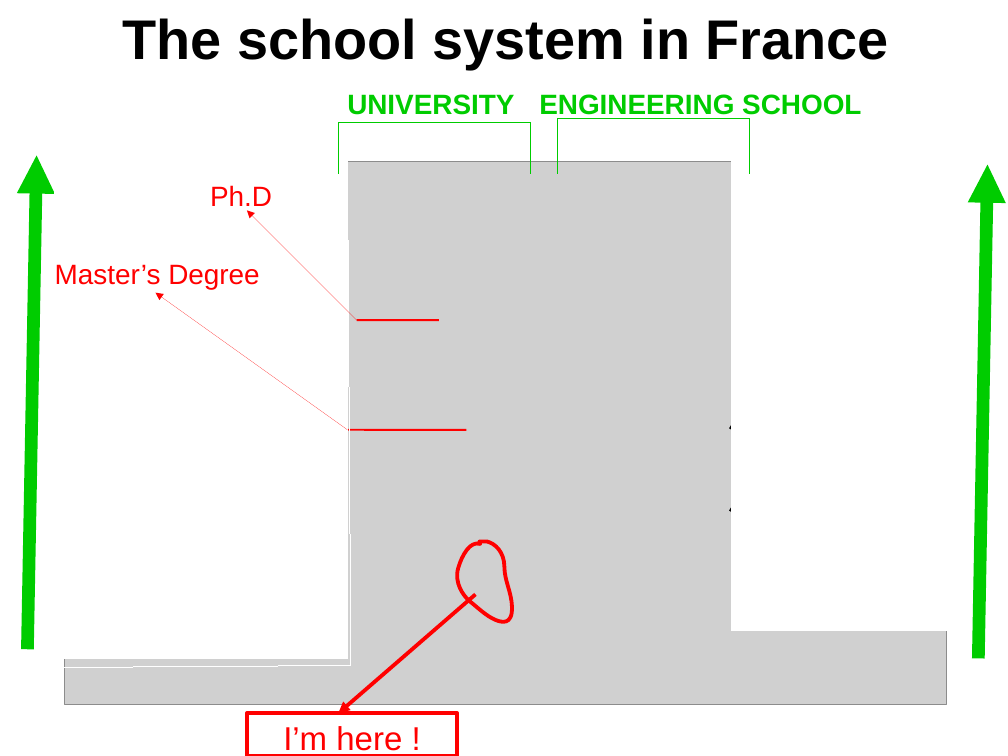
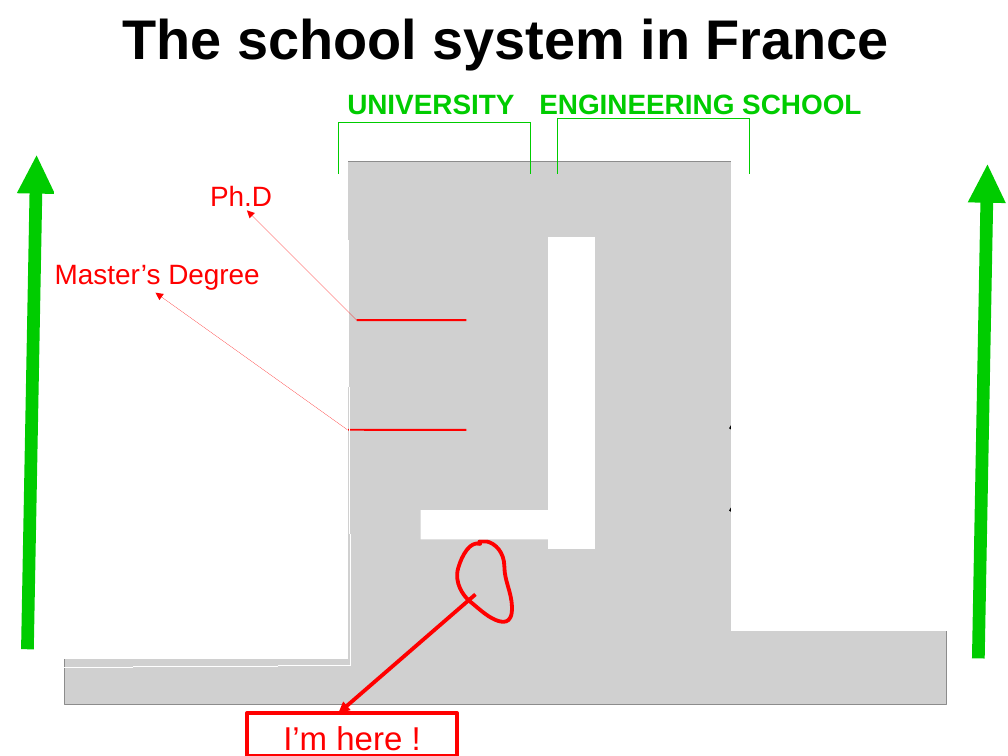
Before and after one commit to Kyin/opencv-test, a slide deck: slide 4 of Presentations/Presentation 9.04/Presentation.odp (slide 3 before the commit). Drawn at 1008x756 pixels with LibreOffice and Linux fonts; fonts in the diff are those of the drawing; grey boxes stand for pictures. Boxes give left, top, right and bottom in pixels: in the first picture for what was removed or moved away, otherwise in the second. Text is boxed around its words. In the diff, an @@ line names an element or a change of style, - is before the commit and + after.

```diff
--- a/Presentations/Presentation 9.04/Presentation.odp
+++ b/Presentations/Presentation 9.04/Presentation.odp
@@ rectangle added at (549,238,595,549), fill #FFFFFF, outline #FFFFFF 0 pt @@
@@ line moved from (357, 320) - (439, 320) to (357, 320) - (466, 320) @@
@@ rectangle added at (421,510,549,540), fill #FFFFFF @@
```
Also in this commit, not shown: 4 other slides changed, 4 slides added, 1 other file.
